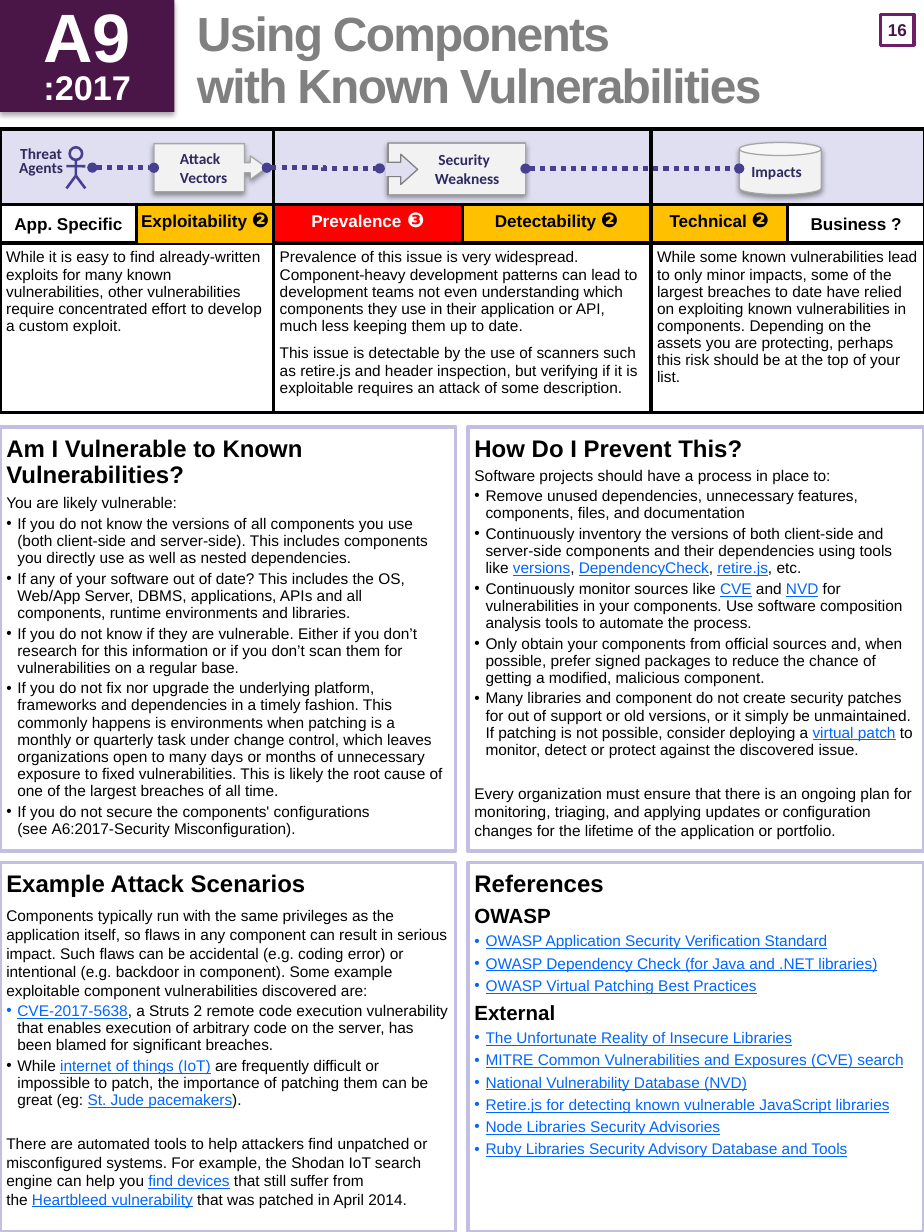
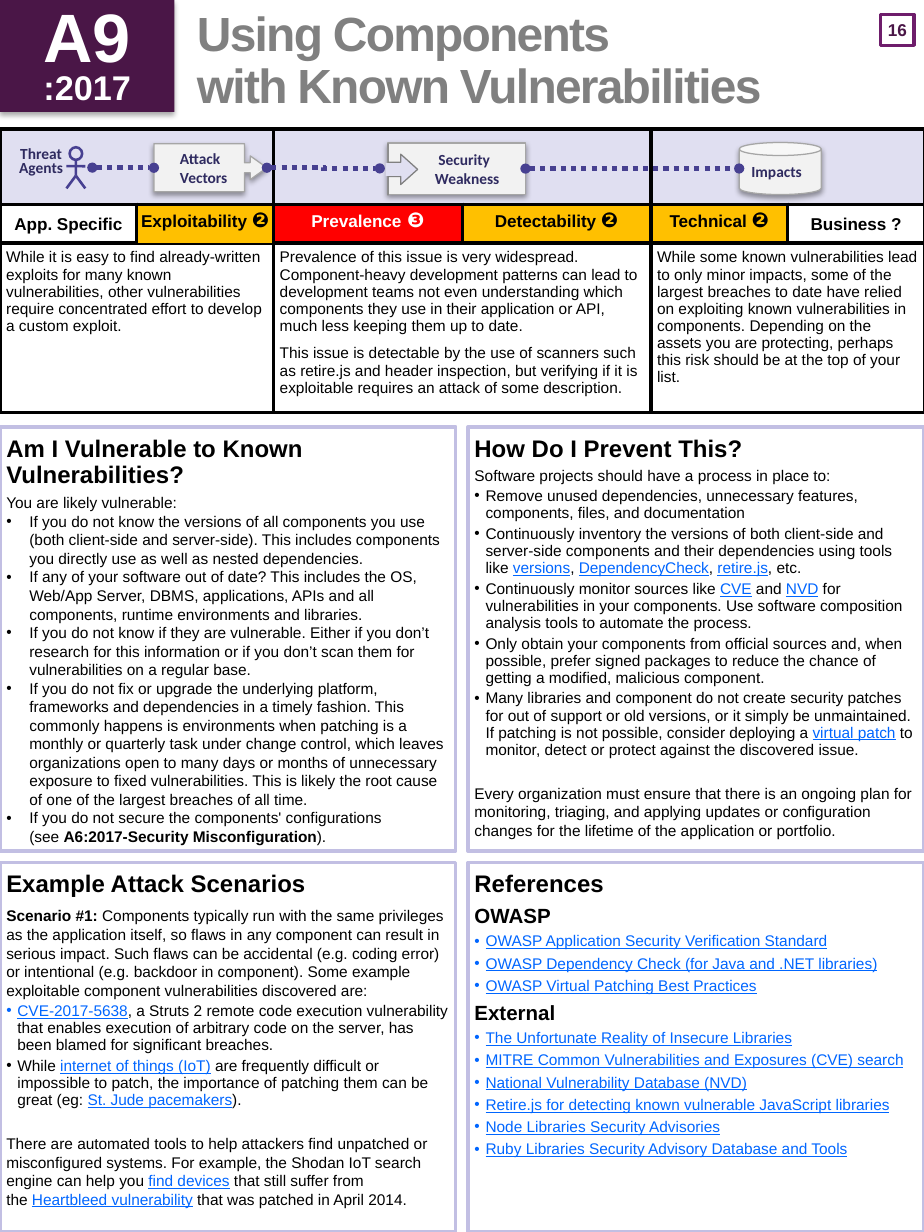
Before and after one commit to OWASP/Top10, a slide deck: slide 17 of 2017/OWASP Top 10 2017 GM (en).pptx. Drawn at 924x1232 pixels with LibreOffice and Linux fonts; fonts in the diff are those of the drawing. Boxes give left, top, right and bottom in pixels: in the first picture for what was removed or moved away, otherwise in the second. Text is boxed around its words. In the diff, an @@ line names an element or a change of style, - is before the commit and + after.

```diff
--- a/2017/OWASP Top 10 2017 GM (en).pptx
+++ b/2017/OWASP Top 10 2017 GM (en).pptx
@@ text at (29,515,440,845): bold on in "A6:2017-Security Misconfiguration)."; indent changed; line spacing 10pt to 1; less space between paragraphs @@
@@ text at (29,682,444,808): text changed @@
-• If you do not fix nor upgrade the underlying platform, frameworks and dependencies in a timely fashion. This commonly happens is environments when patching is a monthly or quarterly task under change control, which leaves organizations open to many days or months of unnecessary exposure to fixed vulnerabilities. This is likely the root cause of one of the largest breaches of all time.
+• If you do not fix or upgrade the underlying platform, frameworks and dependencies in a timely fashion. This commonly happens is environments when patching is a monthly or quarterly task under change control, which leaves organizations open to many days or months of unnecessary exposure to fixed vulnerabilities. This is likely the root cause of one of the largest breaches of all time.
@@ text at (6,909,444,999): text changed @@
-Components typically run with the same privileges as the application itself, so flaws in any component can result in serious impact. Such flaws can be accidental (e.g. coding error) or intentional (e.g. backdoor in component). Some example exploitable component vulnerabilities discovered are:
+Scenario #1: Components typically run with the same privileges as the application itself, so flaws in any component can result in serious impact. Such flaws can be accidental (e.g. coding error) or intentional (e.g. backdoor in component). Some example exploitable component vulnerabilities discovered are:
```
Also in this commit, not shown: 16 other slides changed.
